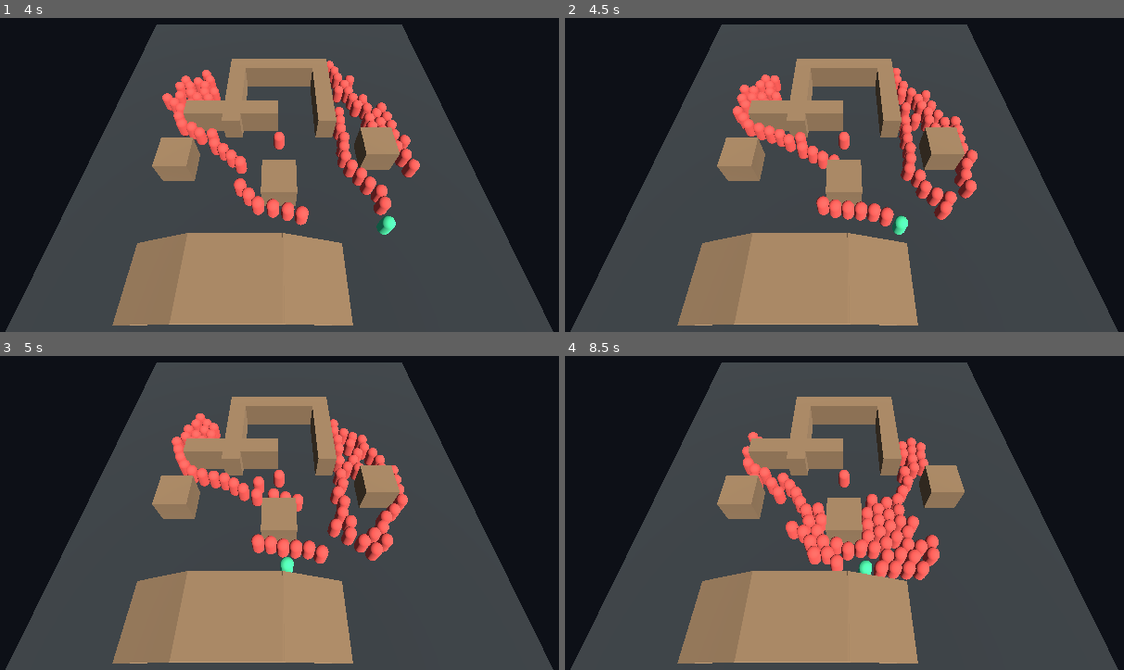
Above: before the commit, frames 1-4 (two rows, left to right).
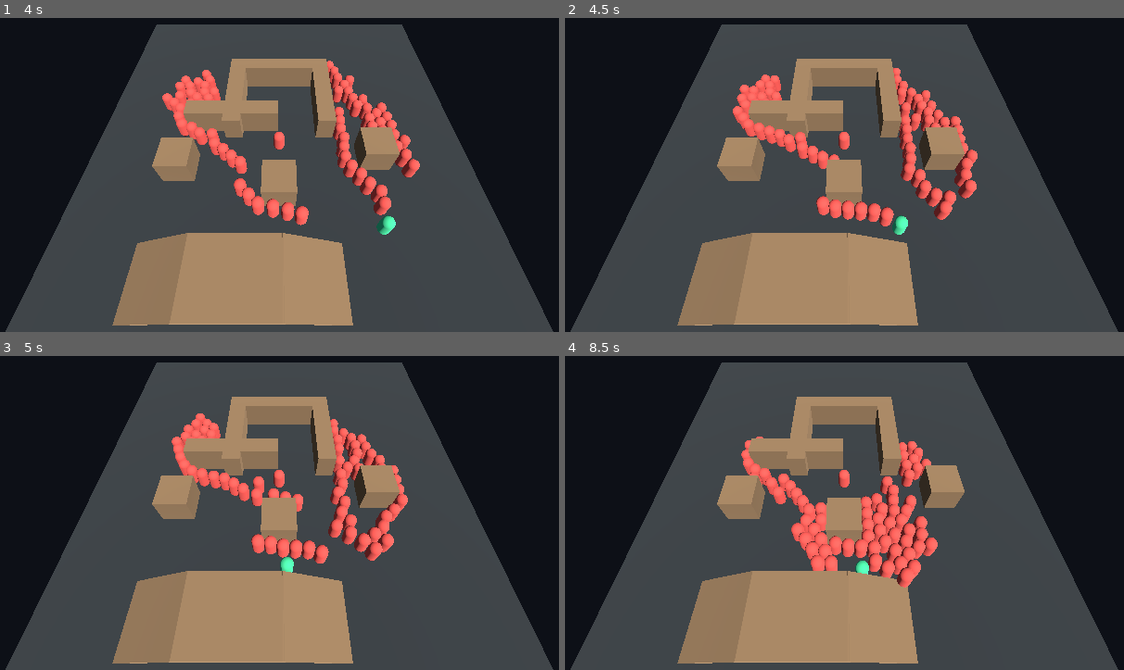
Above: after the commit, the same moments.

Repository: rabizoltan/iiwii
Game: Godot game, scene res://scenes/main/DemoMain.tscn
The game is run twice, just before and just after one commit, with the same random seed, the same clock (stepped at 60 frames per second) and the same inputs.
Inputs (mouse positions are in pixels of both pictures, inside the frame that each line leads up to):
- Up to frame 1 (4 s): tap Enter at 0.5 s; move the mouse to (441, 102) at 0.52 s; hold D (move_right) 0.53-1.28 s; click (441, 102) at 0.6 s; move the mouse to (128, 143) at 1.27 s; hold S (move_down) 1.28-2.03 s; click (128, 143) at 1.35 s; move the mouse to (352, 30) at 2.02 s; hold D (move_right) 2.03-2.78 s; click (352, 30) at 2.1 s; move the mouse to (240, 206) at 2.77 s; hold W (move_up) 2.78-3.53 s; click (240, 206) at 2.85 s; move the mouse to (503, 187) at 3.52 s; hold A (move_left) from 3.53 s (still down); click (503, 187) at 3.6 s
- Up to frame 2 (4.5 s): keep holding A (move_left); move the mouse to (620, 61) at 4.27 s; click (620, 61) at 4.35 s
- Up to frame 3 (5 s): keep holding A (move_left)
- Up to frame 4 (8.5 s): move the mouse to (883, 462) at 5.02 s; release A (move_left) at 5.03 s; hold S (move_down) 5.03-5.78 s; click (883, 462) at 5.1 s; move the mouse to (732, 356) at 5.77 s; hold D (move_right) 5.78-6.53 s; click (732, 356) at 5.85 s; move the mouse to (1006, 440) at 6.52 s; hold W (move_up) 6.53-7.28 s; click (1006, 440) at 6.6 s; move the mouse to (693, 481) at 7.27 s; hold D (move_right) 7.28-8.03 s; click (693, 481) at 7.35 s; move the mouse to (917, 368) at 8.02 s; hold S (move_down) from 8.03 s (still down); click (917, 368) at 8.1 s

Frame 1 is identical in both runs. In frame 2, less than 0.1% of the frame differs, in the area x 60-71%, y 45-63%; in frame 3, 0.4%; in frame 4, 3.1%, in the area x 31-67%, y 24-74%.

Commit message:
perf(ai): reuse crowd queries and cache frontline rank

Diff:
--- a/godot/scripts/enemy/enemy_controller.gd
+++ b/godot/scripts/enemy/enemy_controller.gd
@@ -105,8 +105,14 @@
 var _movement_influence_state: EnemyRuntimeState.MovementInfluenceState
 var _close_adjust_side_sign: float = 0.0
 var _close_adjust_side_commit_remaining: float = 0.0
+var _frontline_rank_cache_remaining: float = 0.0
+var _frontline_rank_cache_target_position: Vector3 = Vector3.ZERO
+var _frontline_rank_cache_owner_position: Vector3 = Vector3.ZERO
+var _frontline_rank_cache_radius: float = 0.0
+var _frontline_rank_cache_value: int = 0
 
 const INVALID_POINT := Vector3(INF, INF, INF)
+const FRONTLINE_RANK_CACHE_POSITION_TOLERANCE := 0.1
 
 
 # Lifecycle
@@ -160,6 +166,9 @@
 	EnemyRuntimePolicy.tick_goal_runtime(_goal_runtime_state, delta)
 	EnemyCrowdQuery.tick_local_cache(_crowd_query_state, delta)
 	EnemyRuntimePolicy.tick_navigation_cache(_nav_cache_state, delta)
+	if _frontline_rank_cache_remaining > 0.0:
+		_frontline_rank_cache_remaining = maxf(_frontline_rank_cache_remaining - delta, 0.0)
+
 
 	if _close_adjust_side_commit_remaining > 0.0:
 		_close_adjust_side_commit_remaining = maxf(_close_adjust_side_commit_remaining - delta, 0.0)
@@ -352,12 +361,7 @@
 	if _melee_state != EnemyCloseState.APPROACH:
 		allowed_rank += max(melee_frontline_release_buffer, 0)
 
-	var distance_rank: int = EnemyCrowdQuery.get_target_distance_rank(
-		self,
-		global_position,
-		target_position,
-		contender_radius
-	)
+	var distance_rank := _get_cached_frontline_distance_rank(target_position, contender_radius)
 	return distance_rank < allowed_rank
 
 
@@ -435,7 +439,7 @@
 	request.global_position = global_position
 	request.target_position = _target_node.global_position
 	request.distance_to_target = _horizontal_distance_to(_target_node.global_position)
-	request.local_enemy_positions = _get_cached_local_enemy_positions(close_adjust_neighbor_radius)
+	request.local_enemy_positions = _get_shared_local_enemy_positions()
 	request.crowd_chain_neighbor_radius = crowd_chain_neighbor_radius
 	request.melee_engage_distance = melee_engage_distance
 	request.engage_hold_tolerance = engage_hold_tolerance
@@ -503,7 +507,7 @@
 	var request: EnemyCrowdResponse.PlayerYieldRequest = EnemyCrowdResponse.PlayerYieldRequest.new()
 	request.global_position = global_position
 	request.target_position = _target_node.global_position
-	request.local_enemy_positions = _get_cached_local_enemy_positions(crowd_pressure_block_neighbor_radius)
+	request.local_enemy_positions = _get_shared_local_enemy_positions()
 	request.crowd_pressure_yield_distance = crowd_pressure_yield_distance
 	request.crowd_chain_yield_distance = crowd_chain_yield_distance
 	request.crowd_chain_yield_bonus = crowd_chain_yield_bonus
@@ -524,6 +528,13 @@
 		radius,
 		local_enemy_cache_interval,
 		_crowd_query_state
+	)
+
+
+
+func _get_shared_local_enemy_positions() -> Array[Vector3]:
+	return _get_cached_local_enemy_positions(
+		maxf(close_adjust_neighbor_radius, crowd_pressure_block_neighbor_radius)
 	)
 
 
@@ -590,7 +601,7 @@
 	request.global_position = global_position
 	request.away_direction = away_direction
 	request.push_direction = push_direction
-	request.local_enemy_positions = _get_cached_local_enemy_positions(crowd_pressure_block_neighbor_radius)
+	request.local_enemy_positions = _get_shared_local_enemy_positions()
 	request.block_check_distance = crowd_pressure_block_check_distance
 	request.lateral_weight = external_displacement_lateral_weight
 	request.outward_weight = external_displacement_outward_weight
@@ -689,6 +700,28 @@
 	return offset.length()
 
 
+
+func _get_cached_frontline_distance_rank(target_position: Vector3, relevant_radius: float) -> int:
+	if _frontline_rank_cache_remaining > 0.0:
+		if absf(_frontline_rank_cache_radius - relevant_radius) <= 0.001:
+			if _horizontal_distance(_frontline_rank_cache_target_position, target_position) <= FRONTLINE_RANK_CACHE_POSITION_TOLERANCE:
+				if _horizontal_distance(_frontline_rank_cache_owner_position, global_position) <= FRONTLINE_RANK_CACHE_POSITION_TOLERANCE:
+					return _frontline_rank_cache_value
+
+	var distance_rank: int = EnemyCrowdQuery.get_target_distance_rank(
+		self,
+		global_position,
+		target_position,
+		relevant_radius
+	)
+	_frontline_rank_cache_value = distance_rank
+	_frontline_rank_cache_target_position = target_position
+	_frontline_rank_cache_owner_position = global_position
+	_frontline_rank_cache_radius = relevant_radius
+	_frontline_rank_cache_remaining = maxf(local_enemy_cache_interval, 0.0)
+	return distance_rank
+
+
 func _has_valid_target() -> bool:
 	return _target_node != null and is_instance_valid(_target_node)
 
Not shown, changed: docs/workplans/active/enemy-dense-scene-navigation-performance-slice.md
